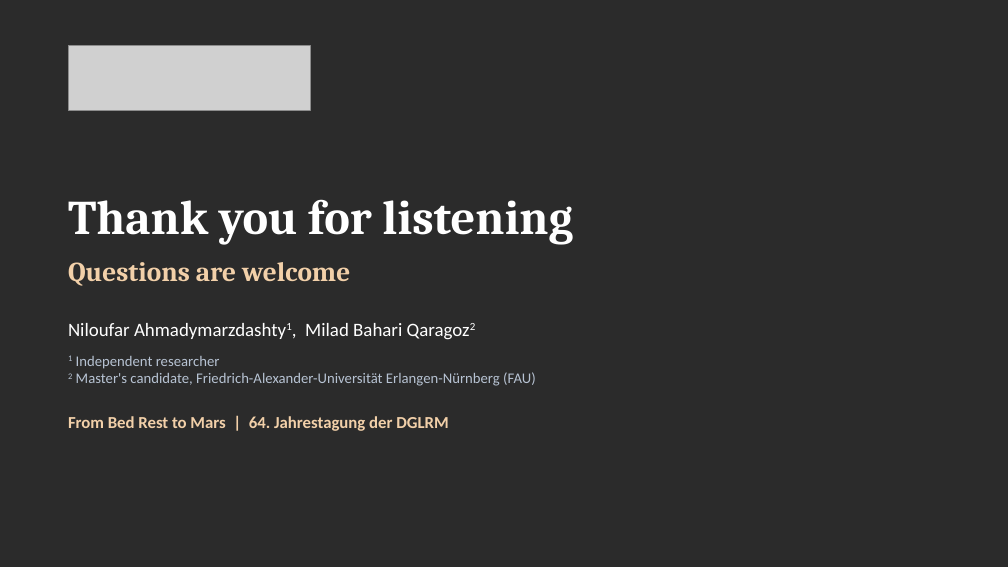
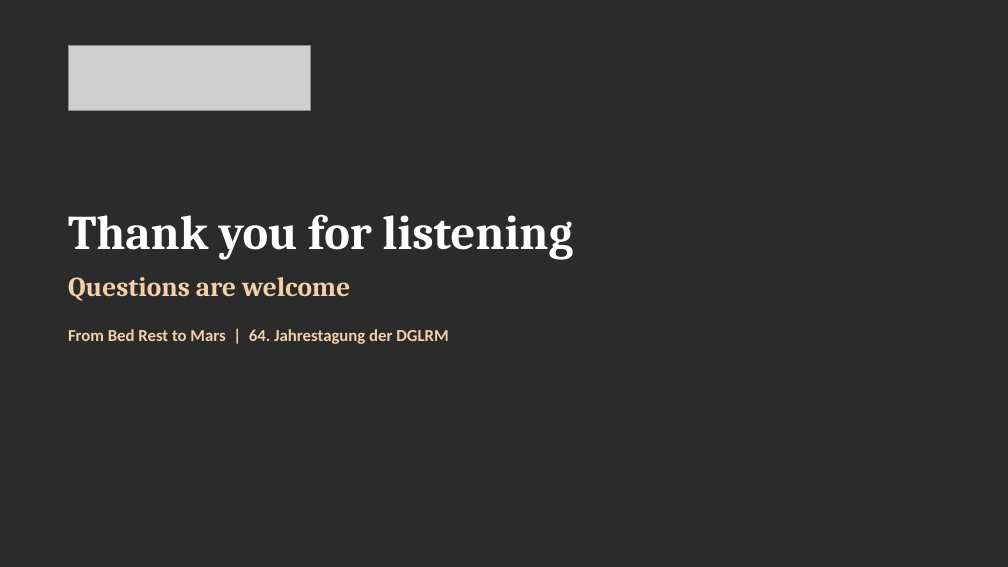
Before and after one commit to MiladBahariQaragoz/BedrestToMars, a slide deck: slide 14 of presentation/bed-rest-to-mars-talk.pptx. Drawn at 1008x567 pixels with LibreOffice and Linux fonts; fonts in the diff are those of the drawing; grey boxes stand for pictures; background and template pictures are left out; a plain dark background stands for a picture behind light text. Boxes give left, top, right and bottom in pixels: in the first picture for what was removed or moved away, otherwise in the second. Text is boxed around its words. In the diff, an @@ line names an element or a change of style, - is before the commit and + after.

```diff
--- a/presentation/bed-rest-to-mars-talk.pptx
+++ b/presentation/bed-rest-to-mars-talk.pptx
@@ text "Thank you for listening": place and size @@
-text "Thank you for listening" at box(68, 199, 573, 286)
+text "Thank you for listening" at box(68, 214, 573, 301)
@@ text "From Bed Rest to Mars ...": place and size @@
-text "From Bed Rest to Mars ..." at box(68, 416, 448, 431)
+text "From Bed Rest to Mars ..." at box(68, 329, 448, 344)
@@ text removed at box(68, 323, 402, 336) @@
-Niloufar Ahmadymarzdashty1, Milad Bahari Qaragoz2
@@ text removed at box(68, 355, 536, 386) @@
-1 Independent researcher
-2 Master's candidate, Friedrich-Alexander-Universität Erlangen-Nürnberg (FAU)
```
Also in this commit, not shown: 2 other files.
